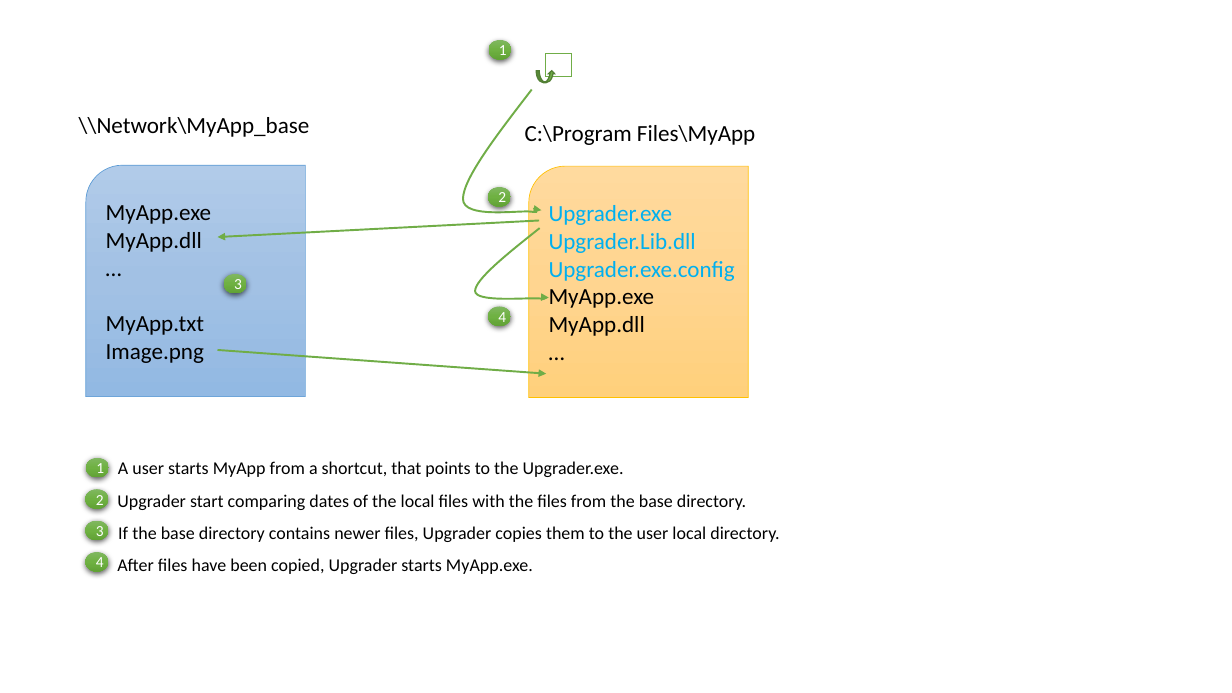
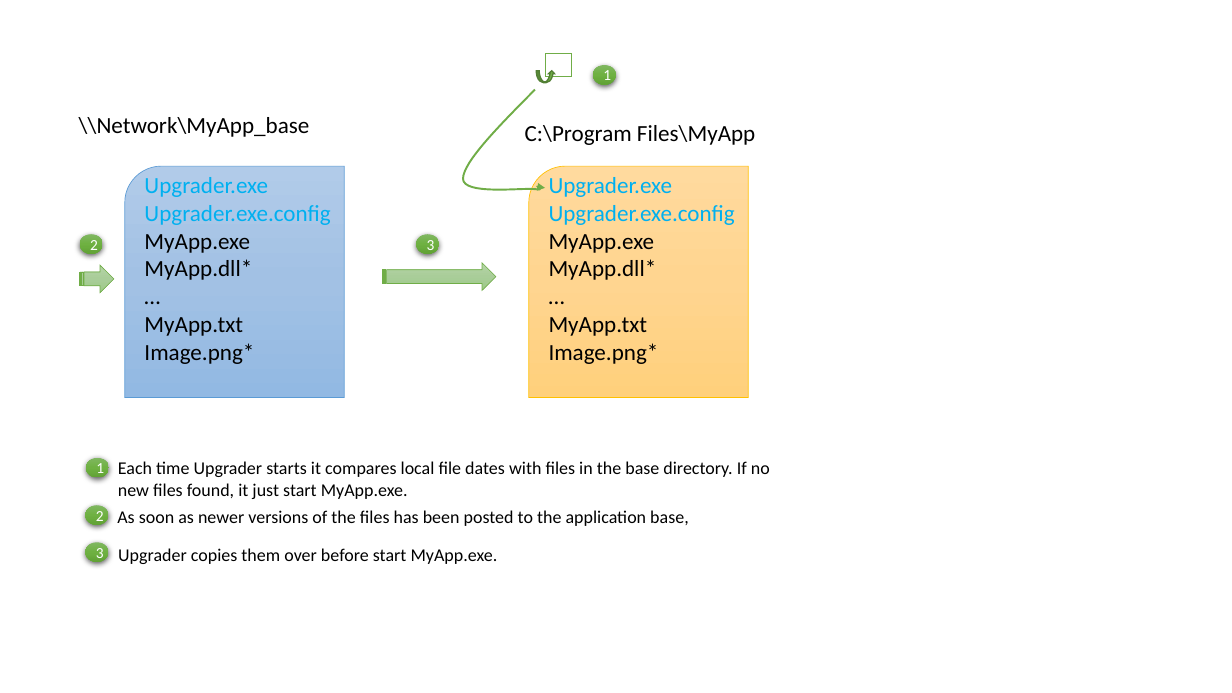
Before and after one commit to uriah65/Upgrader, a slide deck: slide 4 of Documents/Figs.pptx (slide 1 before the commit). Drawn at 1232x693 pixels with LibreOffice and Linux fonts; fonts in the diff are those of the drawing. Boxes give left, top, right and bottom in pixels: in the first picture for what was removed or moved away, otherwise in the second. Text is boxed around its words. In the diff, an @@ line names an element or a change of style, - is before the commit and + after.

```diff
--- a/Documents/Figs.pptx
+++ b/Documents/Figs.pptx
@@ ellipse "1": place and size @@
-ellipse "1" at box(489, 40, 512, 59)
+ellipse "1" at box(593, 65, 616, 84)
@@ freeform shape: place and size @@
-freeform shape at box(463, 90, 542, 213)
+freeform shape at box(463, 90, 545, 189)
@@ round rect "Upgrader.exe Upgrader.exe.config" at box(125, 166, 345, 397): vertical alignment middle to top @@
@@ round rect "Upgrader.exe Upgrader.exe.config": place and size @@
-round rect "Upgrader.exe Upgrader.exe.config" at box(86, 165, 306, 396)
+round rect "Upgrader.exe Upgrader.exe.config" at box(125, 166, 345, 397)
@@ text in round rect at box(144, 177, 330, 225): paragraph added @@
+Upgrader.exe
+Upgrader.exe.config
@@ round rect "Upgrader.exe Upgrader.exe.config MyApp.exe" at box(529, 166, 749, 397): vertical alignment middle to top @@
@@ text in round rect at box(549, 177, 735, 280): text changed @@
-Upgrader.exe
-Upgrader.Lib.dll
-Upgrader.exe.config
-MyApp.exe
-MyApp.dll
+Upgrader.exe
+Upgrader.exe.config
+MyApp.exe
+MyApp.dll*
@@ ellipse "2": place and size @@
-ellipse "2" at box(488, 187, 511, 206)
+ellipse "2" at box(79, 235, 103, 254)
@@ arrow removed from (540, 221) to (217, 238) @@
@@ ellipse "3": place and size @@
-ellipse "3" at box(224, 274, 247, 293)
+ellipse "3" at box(417, 235, 440, 254)
@@ freeform shape removed at box(475, 228, 549, 299) @@
@@ striped right arrow added at box(79, 265, 114, 293), fill gradient #B5D5A7 to #AACE9A to #9CC987, outline #70AD47 0.5 pt @@
@@ text in round rect at box(144, 259, 252, 280): text changed @@
-MyApp.dll
+MyApp.dll*
@@ striped right arrow added at box(383, 263, 496, 291), fill gradient #B5D5A7 to #AACE9A to #9CC987, outline #70AD47 0.5 pt @@
@@ ellipse removed at box(488, 307, 511, 326) @@
-4
@@ text in round rect at box(549, 317, 659, 364): paragraphs added @@
+MyApp.txt
+Image.png*
@@ text in round rect at box(144, 343, 254, 364): text changed @@
-Image.png
+Image.png*
@@ arrow removed from (217, 350) to (546, 373) @@
@@ text at box(118, 461, 770, 499): text changed @@
-A user starts MyApp from a shortcut, that points to the Upgrader.exe.
+Each time Upgrader starts it compares local file dates with files in the base directory. If no new files found, it just start MyApp.exe.
@@ ellipse "2": place and size @@
-ellipse "2" at box(85, 489, 108, 508)
+ellipse "2" at box(85, 506, 108, 525)
@@ text at box(117, 510, 689, 526): text changed @@
-Upgrader start comparing dates of the local files with the files from the base directory.
+As soon as newer versions of the files has been posted to the application base,
@@ ellipse "3": place and size @@
-ellipse "3" at box(85, 520, 108, 540)
+ellipse "3" at box(85, 543, 108, 562)
@@ ellipse removed at box(85, 552, 108, 571) @@
-4
@@ text removed at box(117, 558, 533, 574) @@
-After files have been copied, Upgrader starts MyApp.exe.
@@ text at box(118, 548, 498, 564): text changed @@
-If the base directory contains newer files, Upgrader copies them to the user local directory.
+Upgrader copies them over before start MyApp.exe.
```
Also in this commit, not shown: 3 slides added, 4 other files.
